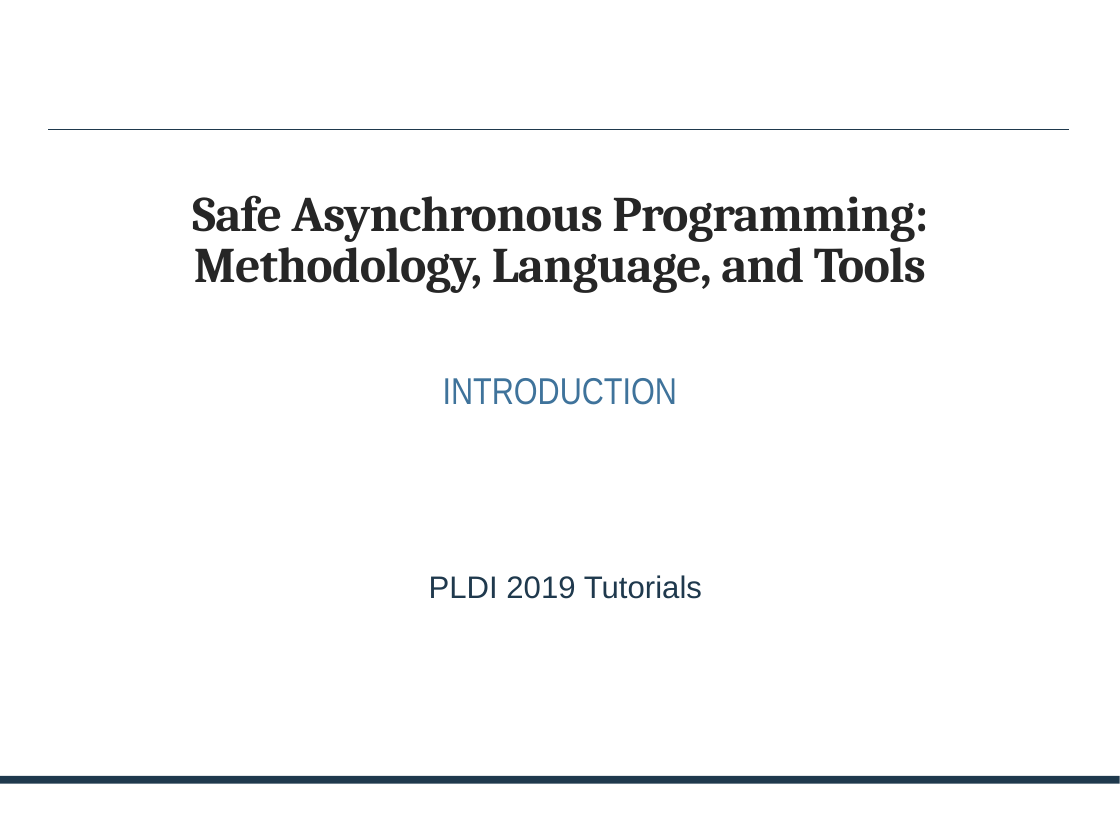
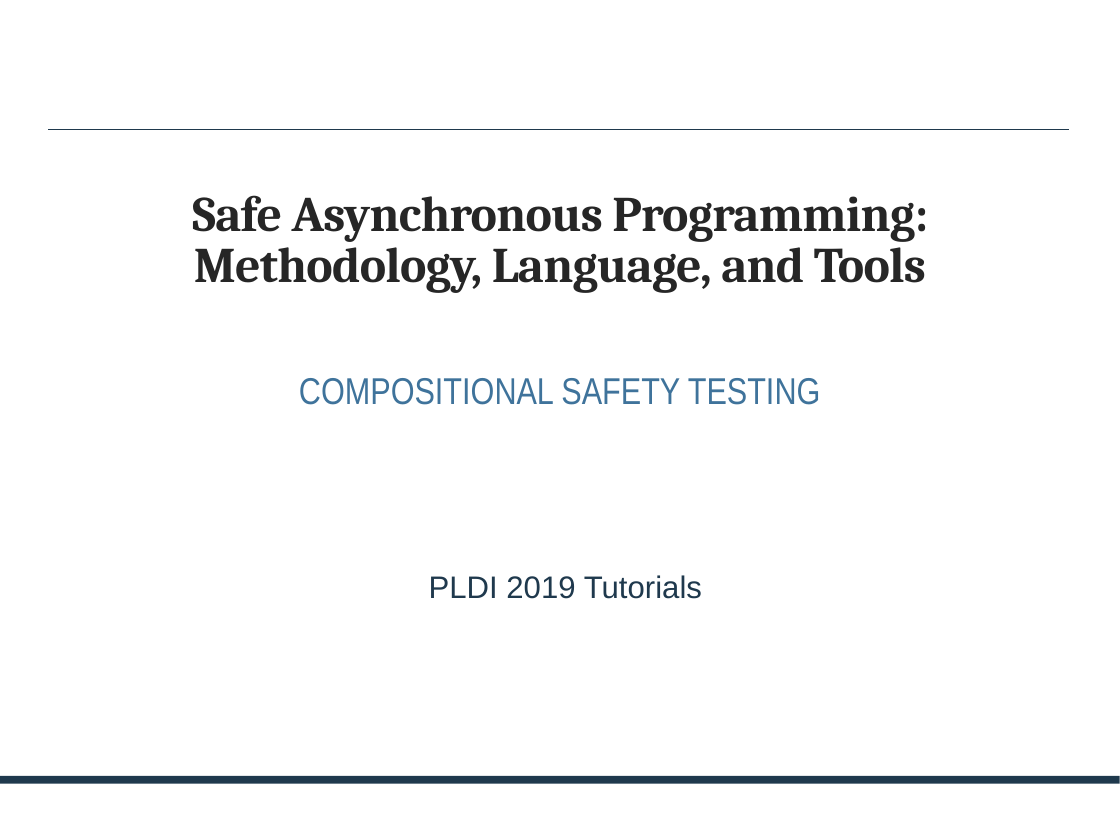
Before and after one commit to p-org/plditutorial, a slide deck: slide 1 of Presentations/CompositionalSafetyTesting.pptx. Drawn at 1120x840 pixels with LibreOffice and Linux fonts; fonts in the diff are those of the drawing. Boxes give left, top, right and bottom in pixels: in the first picture for what was removed or moved away, otherwise in the second. Text is boxed around its words. In the diff, an @@ line names an element or a change of style, - is before the commit and + after.

```diff
--- a/Presentations/CompositionalSafetyTesting.pptx
+++ b/Presentations/CompositionalSafetyTesting.pptx
@@ subtitle at (299, 378, 821, 405): text changed @@
-INTRODUCTION
+COMPOSITIONAL SAFETY TESTING
```
Also in this commit, not shown: 2 other slides changed, 18 slides added, 2 other files.
